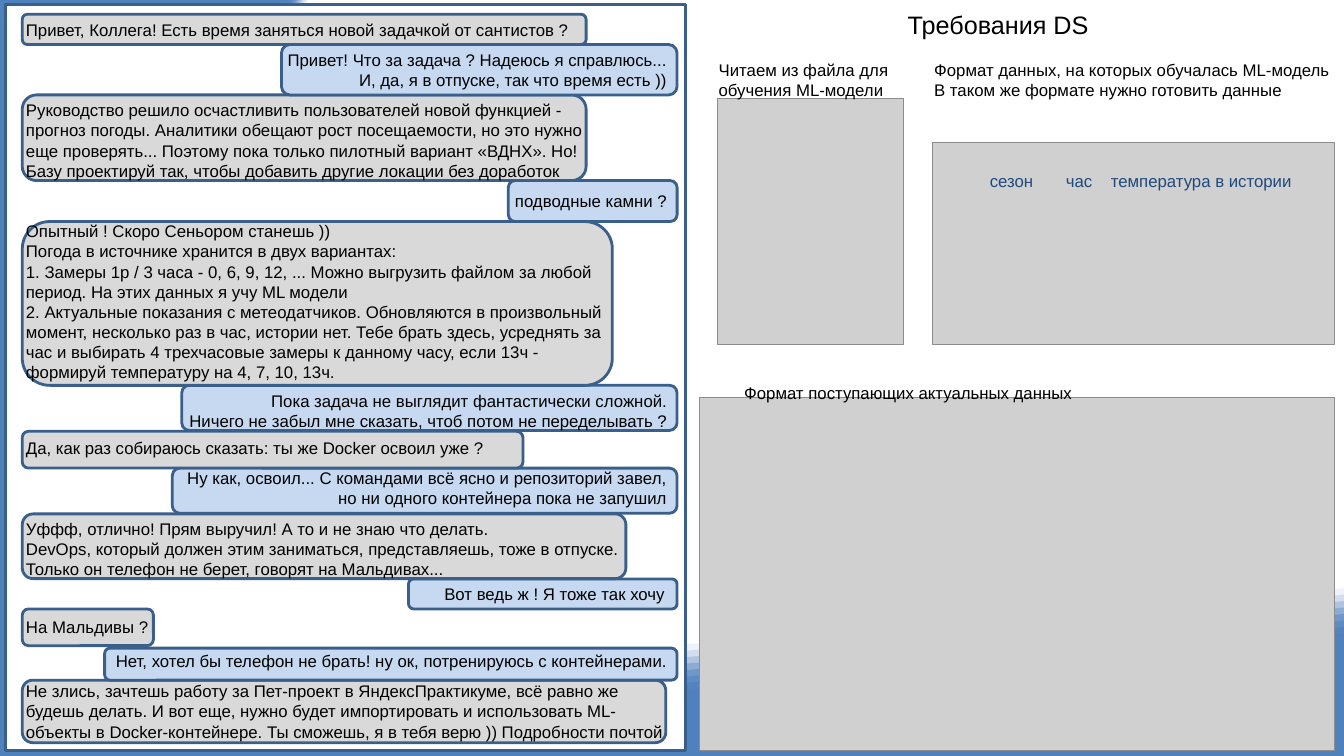
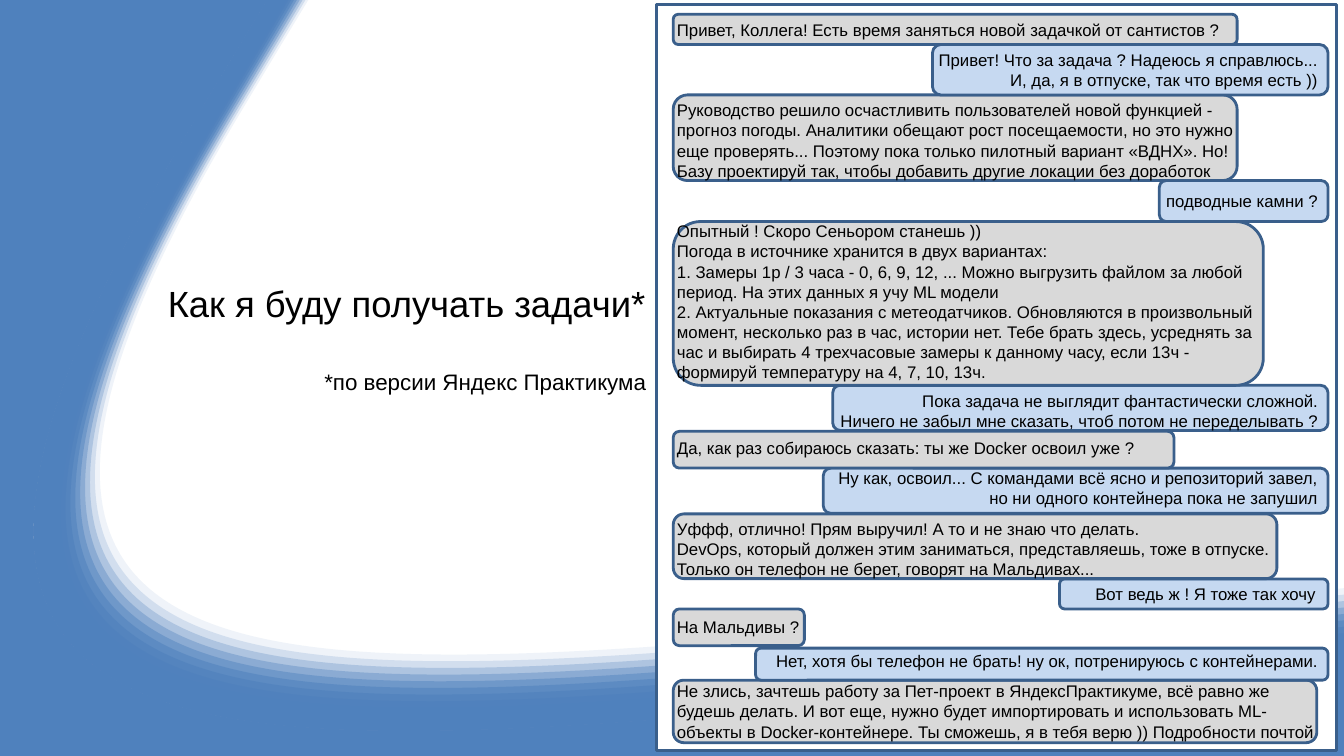
Before and after one commit to RUS02/PetProjJRG, a slide deck: slide 6 of DOC/DE_Yandex_2023-2024.pptx (slide 3 before the commit). Drawn at 1344x756 pixels with LibreOffice and Linux fonts; fonts in the diff are those of the drawing; grey boxes stand for pictures. Boxes give left, top, right and bottom in pixels: in the first picture for what was removed or moved away, otherwise in the second. Text is boxed around its words. In the diff, an @@ line names an element or a change of style, - is before the commit and + after.

```diff
--- a/DOC/DE_Yandex_2023-2024.pptx
+++ b/DOC/DE_Yandex_2023-2024.pptx
@@ 13 rounded rectangles, 12 texts, 1 rectangle: place and size @@
-13 rounded rectangles, 12 texts, 1 rectangle at (5,4,686,751)
+13 rounded rectangles, 12 texts, 1 rectangle at (656,4,1337,751)
@@ text removed at (908,15,1088,40) @@
-Требования DS
@@ text removed at (719,63,888,100) @@
-Читаем из файла для обучения ML-модели
@@ text removed at (934,63,1329,100) @@
-Формат данных, на которых обучалась ML-модель
-В таком же формате нужно готовить данные
@@ picture removed at (718,99,903,345) @@
@@ picture removed at (933,143,1335,345) @@
@@ text removed at (990,178,1292,191) @@
-сезон час температура в истории
@@ title added at (168,290,646,395), 16 pt, text #000000 @@
+Как я буду получать задачи*
+*по версии Яндекс Практикума
@@ text removed at (744,386,1072,403) @@
-Формат поступающих актуальных данных
@@ picture removed at (700,398,1335,751) @@
@@ text at (776,654,1318,671): text changed @@
-Нет, хотел бы телефон не брать! ну ок, потренируюсь с контейнерами.
+Нет, хотя бы телефон не брать! ну ок, потренируюсь с контейнерами.
```
Also in this commit, not shown: 2 other slides changed, 5 slides added, 1 slide removed, 19 other files.
